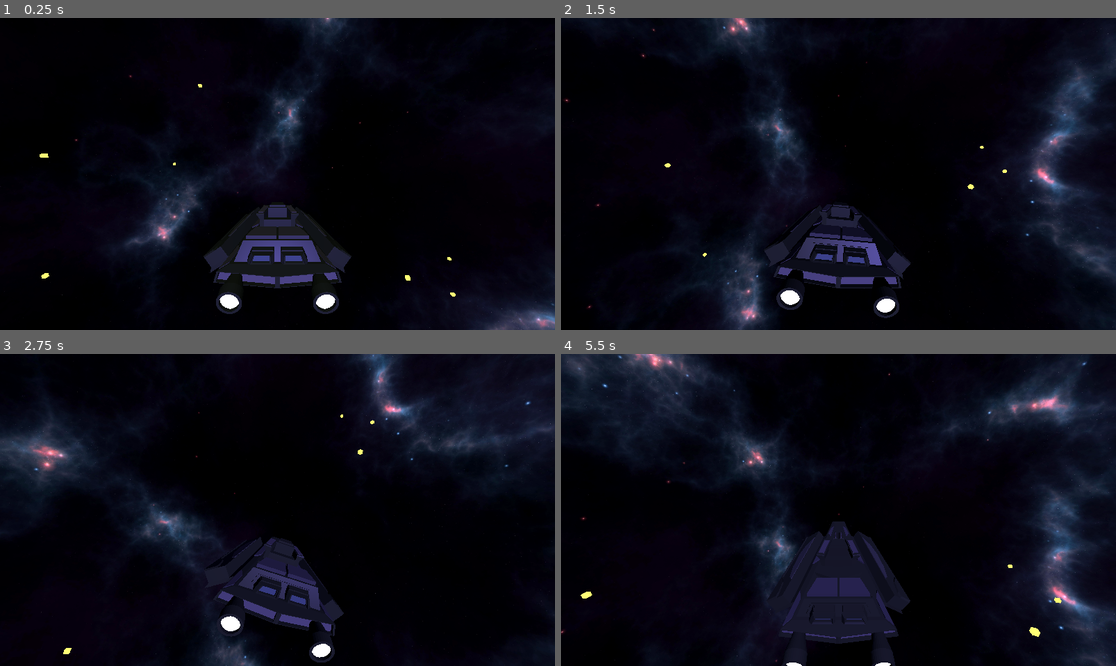
Above: before the commit, frames 1-4 (two rows, left to right).
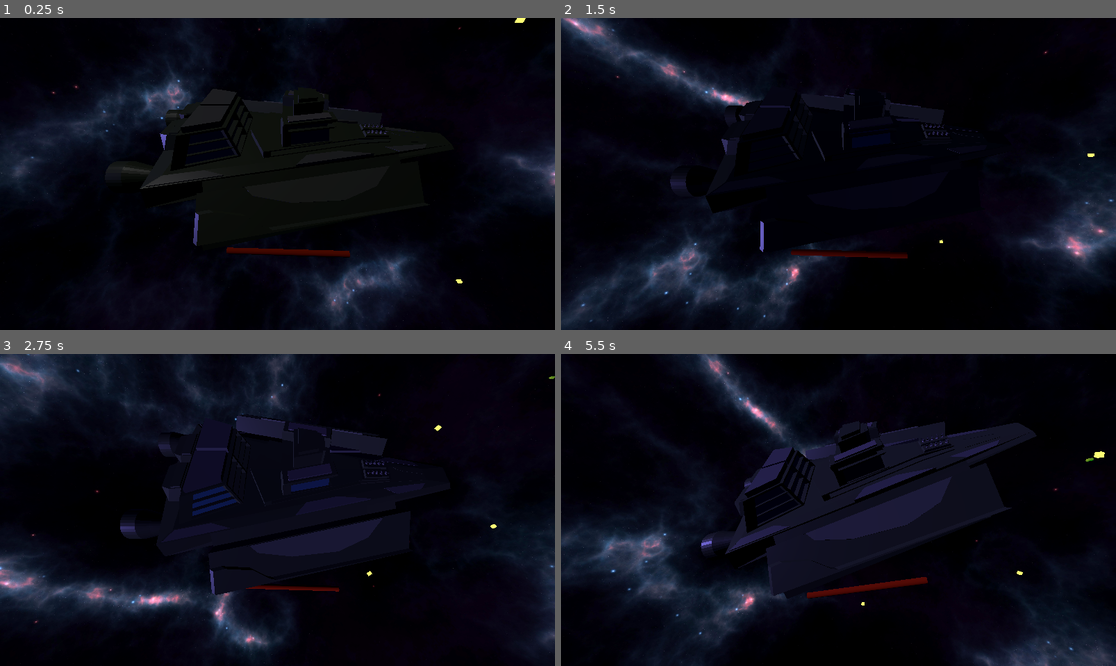
Above: after the commit, the same moments.

Repository: fixitman/g-multi
Game: Godot game, scene res://scenes/3d.tscn
Two runs of this game, one before a commit and one after it. Both use one fixed random seed, a clock stepped at 60 frames per second and the inputs below. The engine's default icon, where the game draws it, is replaced by a stand-in: a white triangle on a blue panel in a dark square.
Inputs (mouse positions are in pixels of both pictures, inside the frame that each line leads up to):
- Up to frame 1 (0.25 s): no input
- Up to frame 2 (1.5 s): tap Enter (ui_accept) at 0.5, 0.77 s; move the mouse to (960, 158) at 0.52 s; hold Right (right) 0.53-1.25 s; tap Space (shoot, bound only after the commit) at 0.6 s; click (960, 158) at 0.67 s; drag from (727, 189) to (810, 236) at 1.27 s
- Up to frame 3 (2.75 s): move the mouse to (333, 441) at 2.02 s; hold Right (right) from 2.03 s (still down); tap Space (shoot, bound only after the commit) at 2.1 s
- Up to frame 4 (5.5 s): release Right (right) at 2.75 s; drag from (810, 572) to (672, 463) at 2.77 s; move the mouse to (1005, 556) at 3.52 s; hold Left (left) 3.53-4.25 s; tap E at 3.6 s; tap Enter (ui_accept) at 3.77 s; tap Space (shoot, bound only after the commit) at 3.8, 5.1 s; drag from (672, 463) to (755, 432) at 4.27 s; move the mouse to (866, 510) at 5.02 s; hold Down (down) from 5.03 s (still down); click (866, 510) at 5.17 s

The runs differ from the first frame. In frame 1, 21% of the frame differs, in the area x 0-100%, y 0-100%; in frame 2, 26%; in frame 3, 35%; in frame 4, 39%.

Commit message:
trying to get bullets to work

Diff:
--- a/project.godot
+++ b/project.godot
@@ -54,3 +54,8 @@
 "events": [Object(InputEventKey,"resource_local_to_scene":false,"resource_name":"","device":-1,"window_id":0,"alt_press …(195 unchanged characters)…
 ]
 }
+shoot={
+"deadzone": 0.2,
+"events": [Object(InputEventKey,"resource_local_to_scene":false,"resource_name":"","device":-1,"window_id":0,"alt_pressed":false,"shift_pressed":false,"ctrl_pressed":false,"meta_pressed":false,"pressed":false,"keycode":0,"physical_keycode":32,"key_label":0,"unicode":32,"location":0,"echo":false,"script":null)
+]
+}
--- a/scenes/3d.tscn
+++ b/scenes/3d.tscn
@@ -32,8 +32,3 @@
 
 [node name="ship" parent="." instance=ExtResource("3_ix6ec")]
 unique_name_in_owner = true
-
-[node name="Camera3D" type="Camera3D" parent="."]
-transform = Transform3D(1, 0, 0, 0, -4.37114e-08, 1, 0, -1, -4.37114e-08, 0, 480, 0)
-visible = false
-fov = 17.8
--- /dev/null
+++ b/scenes/bullet.tscn
@@ -0,0 +1,32 @@
+[gd_scene load_steps=5 format=3 uid="uid://djfsud6qx864s"]
+
+[ext_resource type="Script" uid="uid://e5w5lv5jdiy5" path="res://scripts/bullet.gd" id="1_mkf8s"]
+
+[sub_resource type="StandardMaterial3D" id="StandardMaterial3D_mkf8s"]
+albedo_color = Color(1, 1, 0.137255, 1)
+emission_enabled = true
+emission = Color(0, 0.847059, 0, 1)
+emission_energy_multiplier = 0.5
+
+[sub_resource type="CapsuleMesh" id="CapsuleMesh_y25gk"]
+material = SubResource("StandardMaterial3D_mkf8s")
+radius = 0.25
+height = 1.0
+
+[sub_resource type="CapsuleShape3D" id="CapsuleShape3D_l5glv"]
+radius = 0.25
+height = 1.0
+
+[node name="Bullet" type="CharacterBody3D"]
+script = ExtResource("1_mkf8s")
+
+[node name="MeshInstance3D" type="MeshInstance3D" parent="."]
+transform = Transform3D(1, 0, 0, 0, -4.37114e-08, 1, 0, -1, -4.37114e-08, 0, 0, 0)
+mesh = SubResource("CapsuleMesh_y25gk")
+
+[node name="CollisionShape3D" type="CollisionShape3D" parent="."]
+transform = Transform3D(1, 0, 0, 0, -4.37114e-08, 1, 0, -1, -4.37114e-08, 0, 0, 0)
+shape = SubResource("CapsuleShape3D_l5glv")
+
+[node name="RayCast3D" type="RayCast3D" parent="."]
+target_position = Vector3(0, 0, -0.6)
--- /dev/null
+++ b/scenes/gun.tscn
@@ -0,0 +1,24 @@
+[gd_scene load_steps=4 format=3 uid="uid://ciw2lq2oi463l"]
+
+[ext_resource type="Script" uid="uid://bypgckajhabe4" path="res://scripts/gun.gd" id="1_x77fm"]
+
+[sub_resource type="CylinderMesh" id="CylinderMesh_k27wv"]
+top_radius = 0.25
+bottom_radius = 0.25
+height = 10.0
+
+[sub_resource type="StandardMaterial3D" id="StandardMaterial3D_k27wv"]
+albedo_color = Color(1, 0.235294, 0.0352941, 1)
+metallic = 0.44
+metallic_specular = 0.33
+
+[node name="Gun" type="Node3D"]
+script = ExtResource("1_x77fm")
+
+[node name="MeshInstance3D" type="MeshInstance3D" parent="."]
+transform = Transform3D(1, 0, 0, 0, -4.37114e-08, -1, 0, 1, -4.37114e-08, 0, 0, 0)
+mesh = SubResource("CylinderMesh_k27wv")
+surface_material_override/0 = SubResource("StandardMaterial3D_k27wv")
+
+[node name="Barrel" type="RayCast3D" parent="."]
+transform = Transform3D(1, 0, 0, 0, -4.37114e-08, -1, 0, 1, -4.37114e-08, 0, 0, -5.13703)
--- /dev/null
+++ b/scenes/sandbox.tscn
@@ -0,0 +1,12 @@
+[gd_scene load_steps=3 format=3 uid="uid://cqy1x7d0vlqpf"]
+
+[ext_resource type="Script" uid="uid://rshk0trutgae" path="res://scripts/sandbox.gd" id="1_rgld7"]
+[ext_resource type="PackedScene" uid="uid://ciw2lq2oi463l" path="res://scenes/gun.tscn" id="2_a8pr3"]
+
+[node name="sandbox" type="Node3D"]
+script = ExtResource("1_rgld7")
+
+[node name="Camera3D" type="Camera3D" parent="."]
+transform = Transform3D(1, 0, 0, 0, -4.37114e-08, 1, 0, -1, -4.37114e-08, 0, 18.4972, 0)
+
+[node name="Gun" parent="." instance=ExtResource("2_a8pr3")]
--- a/scenes/ship.tscn
+++ b/scenes/ship.tscn
@@ -1,28 +1,37 @@
-[gd_scene load_steps=4 format=3 uid="uid://dq41chvo0vfme"]
+[gd_scene load_steps=5 format=3 uid="uid://dq41chvo0vfme"]
 
 [ext_resource type="Script" uid="uid://cwg7doc5x3yda" path="res://scripts/ship.gd" id="1_2gnfn"]
 [ext_resource type="PackedScene" uid="uid://c40r0r6y5mry3" path="res://scenes/16_destroyer.tscn" id="2_4tobq"]
+[ext_resource type="PackedScene" uid="uid://ciw2lq2oi463l" path="res://scenes/gun.tscn" id="3_4tobq"]
 
 [sub_resource type="BoxShape3D" id="BoxShape3D_ix6ec"]
-size = Vector3(10, 20.5327, 77.7157)
+size = Vector3(18, 10, 30)
 
 [node name="ship" type="CharacterBody3D"]
 script = ExtResource("1_2gnfn")
-SPEED = 200
 
 [node name="visual" type="Node3D" parent="."]
 
 [node name="model" parent="visual" instance=ExtResource("2_4tobq")]
 transform = Transform3D(-4.37114e-08, 0, 1, 0, 1, 0, -1, 0, -4.37114e-08, 0, 0, -5)
 
+[node name="Gun" parent="visual" instance=ExtResource("3_4tobq")]
+transform = Transform3D(1, 0, 0, 0, 1, 0, 0, 0, 1, -9.6051, -3.83254, 0.50164)
+
+[node name="Gun2" parent="visual" instance=ExtResource("3_4tobq")]
+transform = Transform3D(1, 0, 0, 0, 1, 0, 0, 0, 1, 10.8772, -3.83254, 0.50164)
+
 [node name="CollisionShape3D" type="CollisionShape3D" parent="."]
-transform = Transform3D(1, 0, 0, 0, 1, 0, 0, 0, 1, 0, 3.92448, -12.8994)
+transform = Transform3D(1, 0, 0, 0, 1, 0, 0, 0, 1, -0.174685, 0.419574, 1.38357)
 shape = SubResource("BoxShape3D_ix6ec")
 
 [node name="Camera3D" type="Camera3D" parent="."]
 unique_name_in_owner = true
 transform = Transform3D(1, 0, 0, 0, 0.974726, 0.223404, 0, -0.223404, 0.974726, 0, 19.7033, 36.2134)
-current = true
 far = 10000.0
 
 [node name="AnimationPlayer" type="AnimationPlayer" parent="."]
+
+[node name="Camera3D2" type="Camera3D" parent="."]
+transform = Transform3D(-0.0565557, -0.661901, 0.747455, -0.0499395, 0.749591, 0.660014, -0.99715, 0, -0.0754487, 19.1371, 12.0476, 0)
+current = true
--- a/scripts/3d.gd
+++ b/scripts/3d.gd
@@ -1,4 +1,5 @@
 extends Node3D
+@onready var world_environment = $WorldEnvironment
 
 const BOX = preload("res://scenes/box.tscn")
 @export var boxcount = 20
@@ -9,7 +10,7 @@
 		var x = randi() % 10000 -5000
 		var y = randi() % 10000 - 5000
 		var z = randi() % 10000 - 5000
-		add_child(b)
+		world_environment.add_child(b)
 		var v = Vector3(x,y,z)
 		print(v)
 		b.set_global_position(v)
--- /dev/null
+++ b/scripts/bullet.gd
@@ -0,0 +1,10 @@
+extends CharacterBody3D
+
+
+const SPEED = 100
+
+
+
+func _physics_process(delta):
+
+	global_position += -transform.basis.z * SPEED * delta
--- /dev/null
+++ b/scripts/gun.gd
@@ -0,0 +1,18 @@
+extends Node3D
+const BULLET = preload("res://scenes/bullet.tscn")
+@onready var barrel = $Barrel
+
+
+
+# Called when the node enters the scene tree for the first time.
+func _ready():
+	pass # Replace with function body.
+
+
+# Called every frame. 'delta' is the elapsed time since the previous frame.
+func _physics_process(delta):
+	if Input.is_action_just_pressed("shoot"):
+		var bullet = BULLET.instantiate()
+		add_sibling(bullet)
+		bullet.global_position = barrel.global_position
+		bullet.global_rotation = self.global_rotation
--- /dev/null
+++ b/scripts/sandbox.gd
@@ -0,0 +1,16 @@
+extends Node3D
+
+const rotation_speed = 45 #degrees/sec
+@onready var sandbox = $"."
+@onready var gun = $Gun
+
+
+# Called when the node enters the scene tree for the first time.
+func _ready():
+	pass # Replace with function body.
+
+
+# Called every frame. 'delta' is the elapsed time since the previous frame.
+func _process(delta):
+
+	gun.rotate_y(deg_to_rad(rotation_speed) * delta)
--- a/scripts/ship.gd
+++ b/scripts/ship.gd
@@ -11,7 +11,8 @@
 @export var vroll_rate = 5
 @export var max_roll_deg = 20.0
 @export var max_vroll_deg = 20.0
-@export var SPEED = 100
+@export var SPEED = 200
+
 @export var roll_return = 5.0
 
 @export var turn_speed = 10
@@ -34,8 +35,8 @@
 	var roll_only = Input.is_action_pressed("roll_only")
 
 	#change actual heading
-	rotate_object_local(Vector3(0,0,1),deg_to_rad(yaw) * roll_rate * delta)
-	rotate_object_local(Vector3(1,0,0),deg_to_rad(pitch) * pitch_rate * delta)
+	rotate_z(deg_to_rad(yaw) * roll_rate * delta)
+	rotate_x(deg_to_rad(pitch) * pitch_rate * delta)
 	if not roll_only:
 		rotate_object_local(Vector3(0,1,0),deg_to_rad(yaw) * yaw_rate * delta)
 
Not shown, added: scripts/bullet.gd.uid
Not shown, added: scripts/gun.gd.uid
Not shown, added: scripts/sandbox.gd.uid
